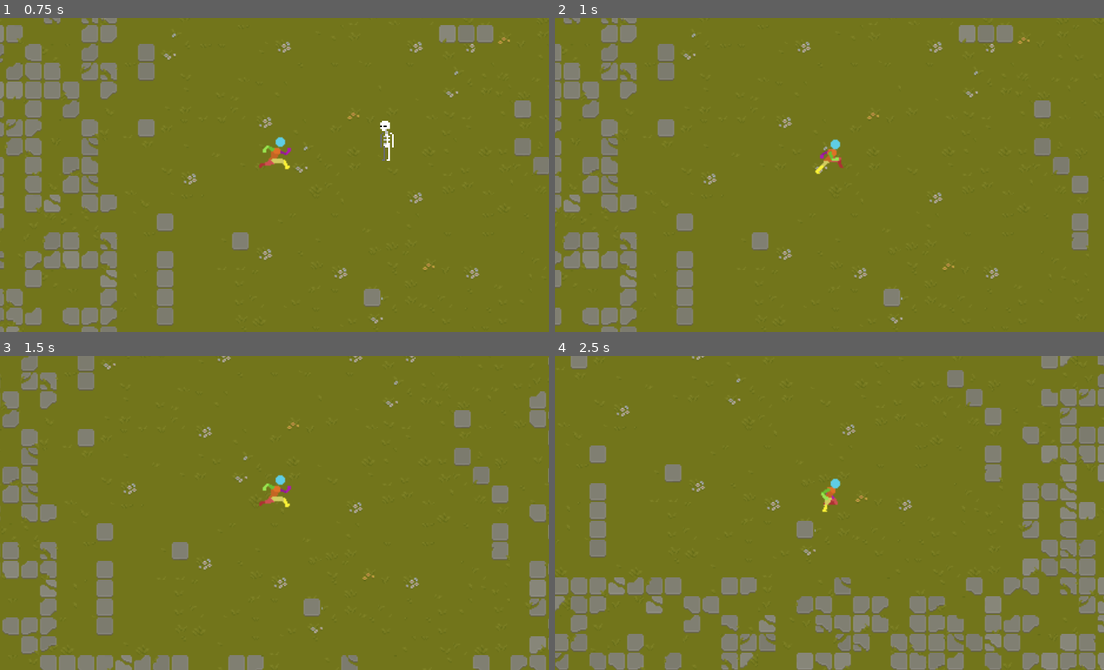
Above: before the commit, frames 1-4 (two rows, left to right).
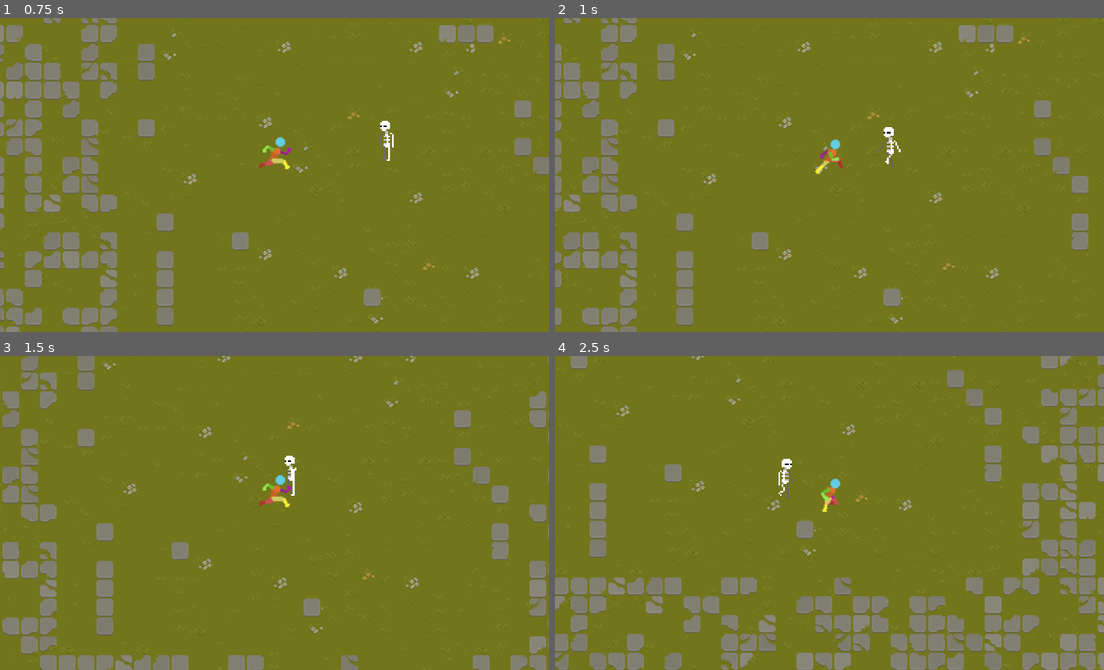
Above: after the commit, the same moments.

Repository: bluedec/GrassHops
Game: Godot game, scene res://scenes/spots/first_spot.tscn
Same seed, same stepped clock (60 frames per second), same inputs: the game is played once before the commit and once after it.
Inputs:
- Up to frame 1 (0.75 s): hold D (right) from 0.53 s (still down); hold H (basic_attack) from 0.53 s (still down)
- Up to frame 2 (1 s): keep holding D (right); keep holding H (basic_attack)
- Up to frame 3 (1.5 s): release D (right) at 1.28 s; release H (basic_attack) at 1.28 s; hold S (down) from 1.28 s (still down); tap H (basic_attack) at 1.35 s
- Up to frame 4 (2.5 s): release S (down) at 2.03 s; hold D (right) from 2.03 s (still down); hold H (basic_attack) from 2.03 s (still down)

Frame 1 is identical in both runs. In frame 2, 0.2% of the frame differs, in the area x 58-63%, y 34-48%; in frame 3, 0.1%; in frame 4, 0.2%, in the area x 40-44%, y 32-46%.

Commit message:
skelly invisibility change

Diff:
--- a/scripts/enemy_skelly.gd
+++ b/scripts/enemy_skelly.gd
@@ -16,11 +16,9 @@
 
 func _on_detection_area_body_entered(body):
 	player = body
-	visible = false
 	is_player_in_radius = true
 
 
 func _on_detection_area_body_exited(body):
-	visible = true
 	player = null
 	is_player_in_radius = false
